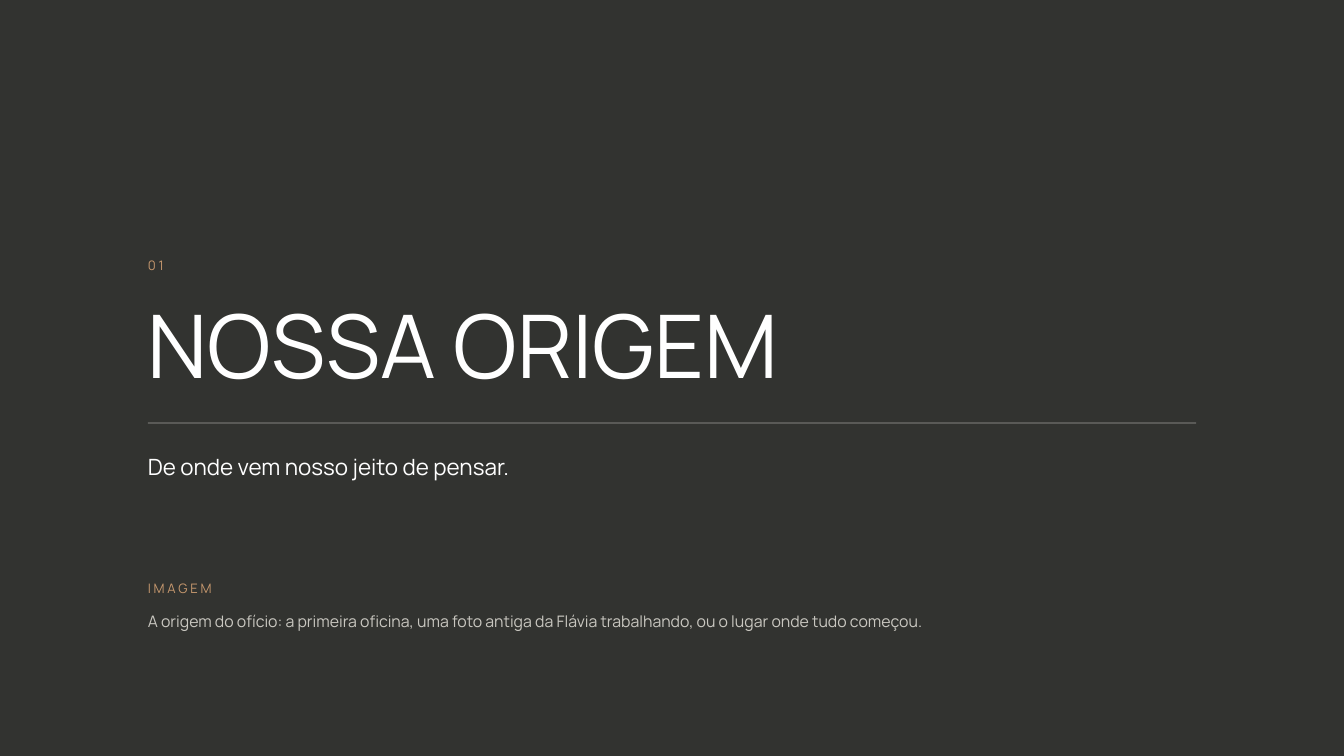
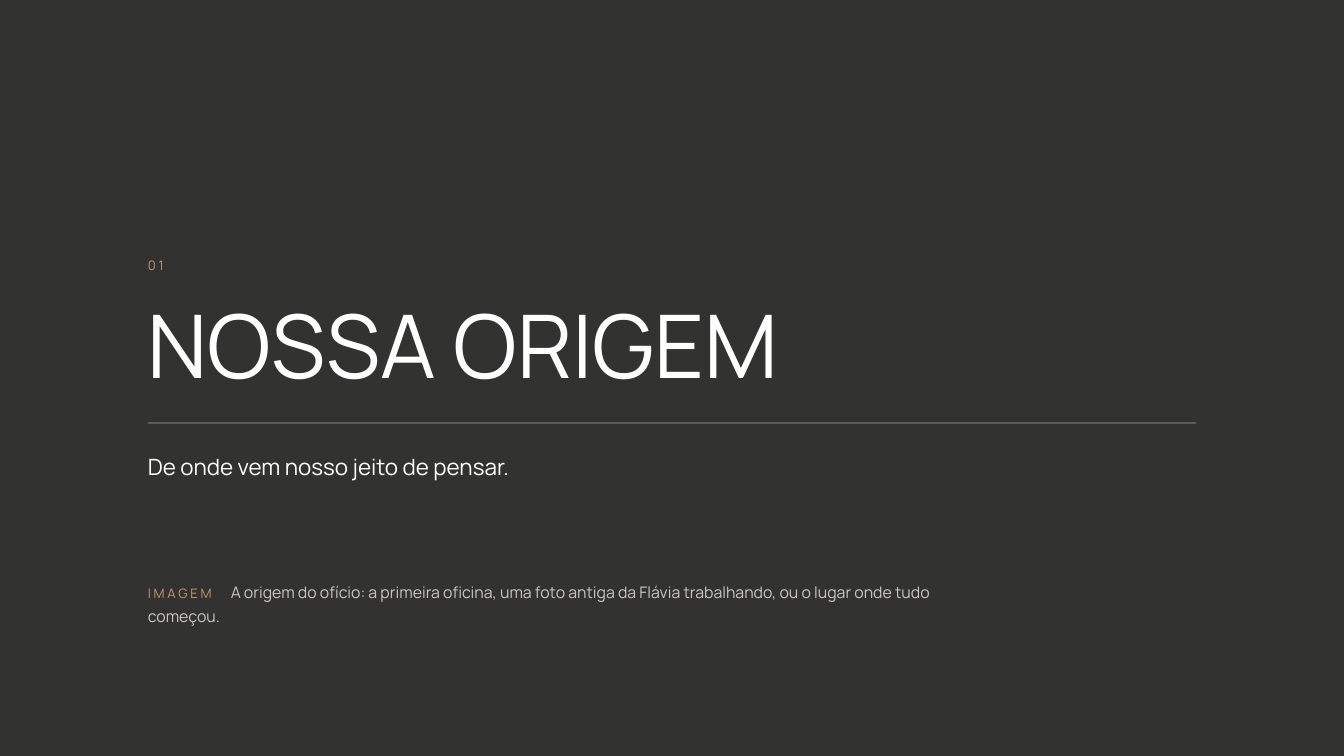
Before and after one commit to kellyalbertkabrand/Apresentacao_Revelacao_de_Essencia, a slide deck: slide 5 of clientes/flavia-muccelin/Cultura-Organizacional-Forma-e-My-Home.pptx. Drawn at 1344x756 pixels with LibreOffice and Linux fonts; fonts in the diff are those of the drawing; background and template pictures are left out; a plain dark background stands for a picture behind light text. Boxes give left, top, right and bottom in pixels: in the first picture for what was removed or moved away, otherwise in the second. Text is boxed around its words. In the diff, an @@ line names an element or a change of style, - is before the commit and + after.

```diff
--- a/clientes/flavia-muccelin/Cultura-Organizacional-Forma-e-My-Home.pptx
+++ b/clientes/flavia-muccelin/Cultura-Organizacional-Forma-e-My-Home.pptx
@@ text at [148, 585, 930, 602]: text changed @@
-A origem do ofício: a primeira oficina, uma foto antiga da Flávia trabalhando, ou o lugar onde tudo começou.
+IMAGEM A origem do ofício: a primeira oficina, uma foto antiga da Flávia trabalhando, ou o lugar onde tudo começou.
@@ text removed at [148, 583, 212, 593] @@
-IMAGEM
```
Also in this commit, not shown: 5 other slides changed, 19 other files.
